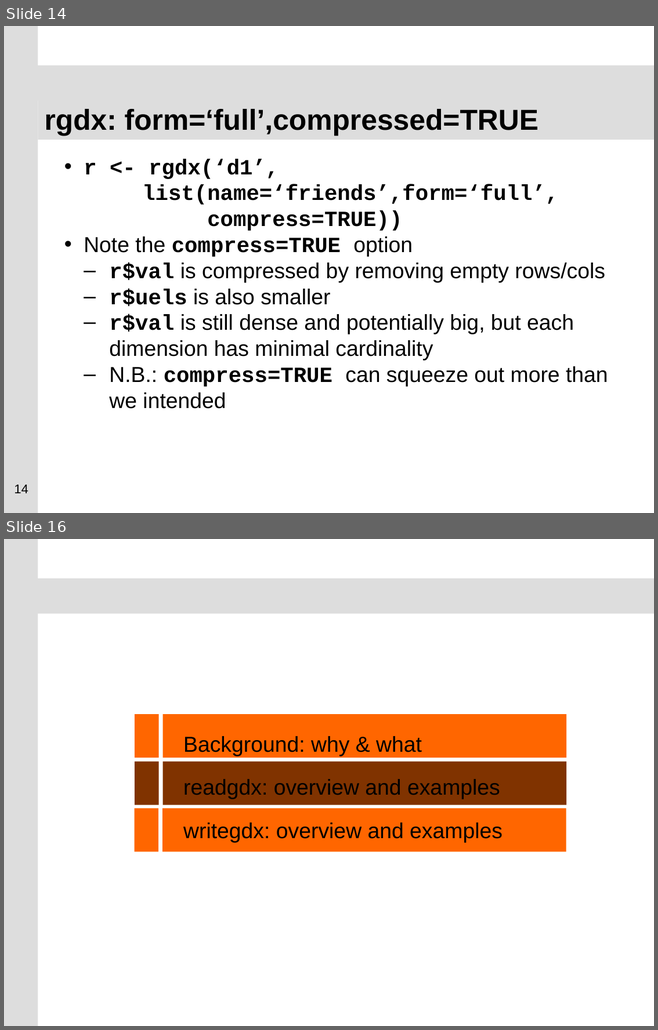
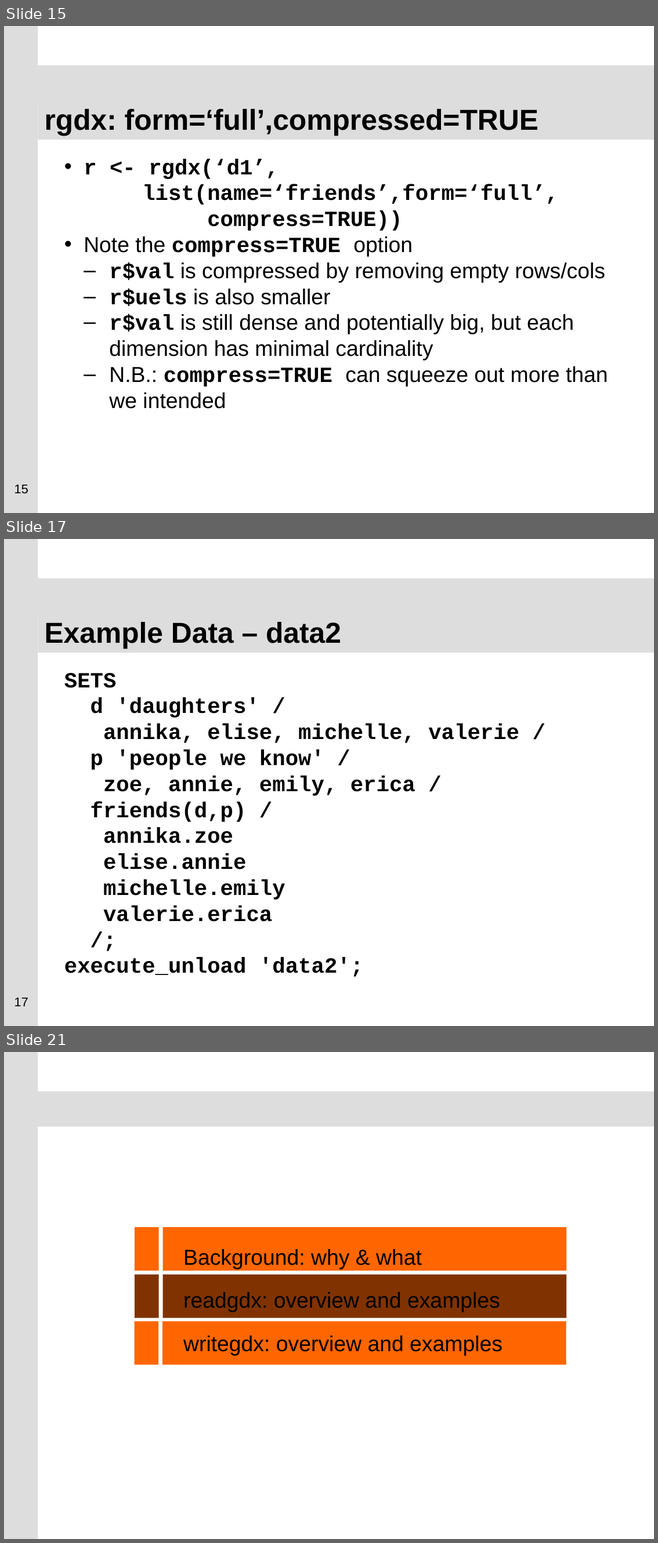
Before and after one commit to GAMS-dev/gdxrrw, a slide deck: sandbox/ISMP_Berlin_2012_GDXRRW.pptx. Shown one above the other, each under a label of ours: slides 14 and 16 before the commit, slides 15, 17 and 21 after it; the slides between them are not shown. The pictures are 658x1030 and 658x1543 pixels, drawn with LibreOffice and Linux fonts; fonts in the diff are those of the drawing; background and template pictures are left out. Boxes give left, top, right and bottom in pixels: in the first picture for what was removed or moved away, otherwise in the second. Text is boxed around its words. In the diff, an @@ line names an element or a change of style, - is before the commit and + after.

```diff
--- a/sandbox/ISMP_Berlin_2012_GDXRRW.pptx
+++ b/sandbox/ISMP_Berlin_2012_GDXRRW.pptx
@@ slide 17 added at (4,539,654,1026), background #FFFFFF; not listed: 2 template elements that a slide beside it also shows @@
@@ title added at (38,610,654,653), fill #DDDDDD, 32 pt, text #000000, bold @@
+Example Data – data2
@@ text added at (64,673,519,977), 24 pt, text #000000, bold @@
+SETS
+d 'daughters' /
+annika, elise, michelle, valerie /
+p 'people we know' /
+zoe, annie, emily, erica /
+friends(d,p) /
+annika.zoe
+elise.annie
+michelle.emily
+valerie.erica
+/;
+execute_unload 'data2';
@@ page number added at (14,998,28,1006), 14 pt, text #000000 @@
+17
@@ what was slide 14 is now slide 15 @@
@@ page number at (14,485,28,494): text changed @@
-14
+15
@@ what was slide 16 is now slide 21 @@
```
Also in this commit, not shown: 3 slides changed, 4 other slides added, 7 slides removed.
